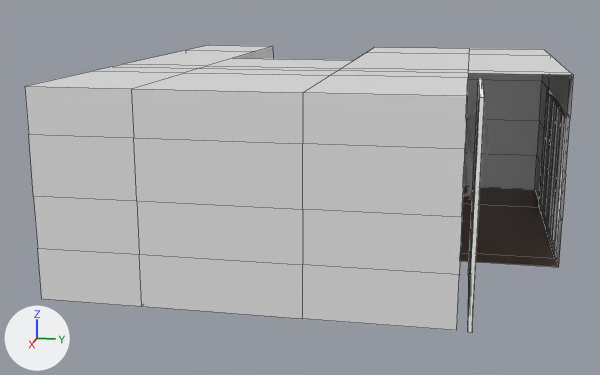
The Blender file Room/The.blend: old version first, new version second.
Before and after are seen from a 50 mm camera at (12.4, 2.37, 3.76) aimed at (0.38, -0.04, 0.75). Every picture has the same lights, and +X, +Y and +Z are marked at lower left. Mesh edges are drawn as thin lines on the coarser meshes.

In view in the first picture: 'Cube', 'Man', 'Window', 'Window.001'.
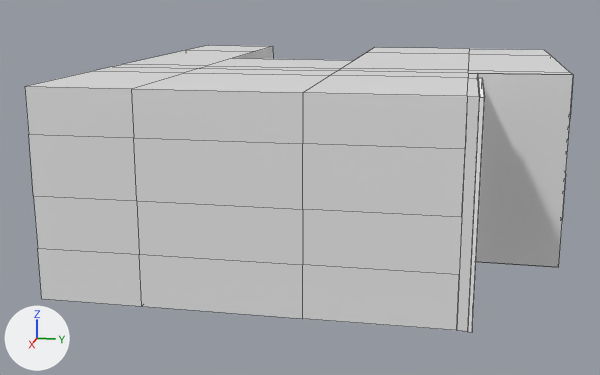
Diff of the bpy script that builds the scene:
```diff
--- a/Room/The.blend.py
+++ b/Room/The.blend.py
@@ me_cube @@
 # used by ob_cube; location = (0.12, -0.12, 1.3); rotation_euler = (0.00244, -0.00387, 0.0), in degrees (0.1, -0.2, 0)
-me_cube.from_pydata(...)  # 114 vertices, 99 faces, 1 loose edge; spans x -3.5..3.5, y -2.5..3.83, z -1.3..1.3
+me_cube.from_pydata(...)  # 123 vertices, 109 faces, 4 loose edges; spans x -3.5..3.5, y -2.5..3.83, z -1.3..1.3
+# me_cube part 1
+# 9 new vertices lie (0.0, 0.12, 0.0) away from vertices in x 1.05..3.5, y 2.5, z -1.3..1.3
+# 3 loose edges are added
+# 9 new faces join them, mat_wall (white #e7e7e7)
+# 1 new face joins them, mat_floor
 me_cube.materials.append(mat_wall)
```

What differs and where, as boxes (x1, y1, x2, y2) in the pictures (600 x 375 px):
'Cube', reshaped: before (25, 45, 573, 330); after (25, 45, 573, 331)
part 1 of me_cube, added: after (457, 73, 573, 331)
'Window', unchanged, covered by the edit: before (539, 89, 567, 258)
'Man', unchanged, covered by the edit: before (463, 100, 491, 200)
